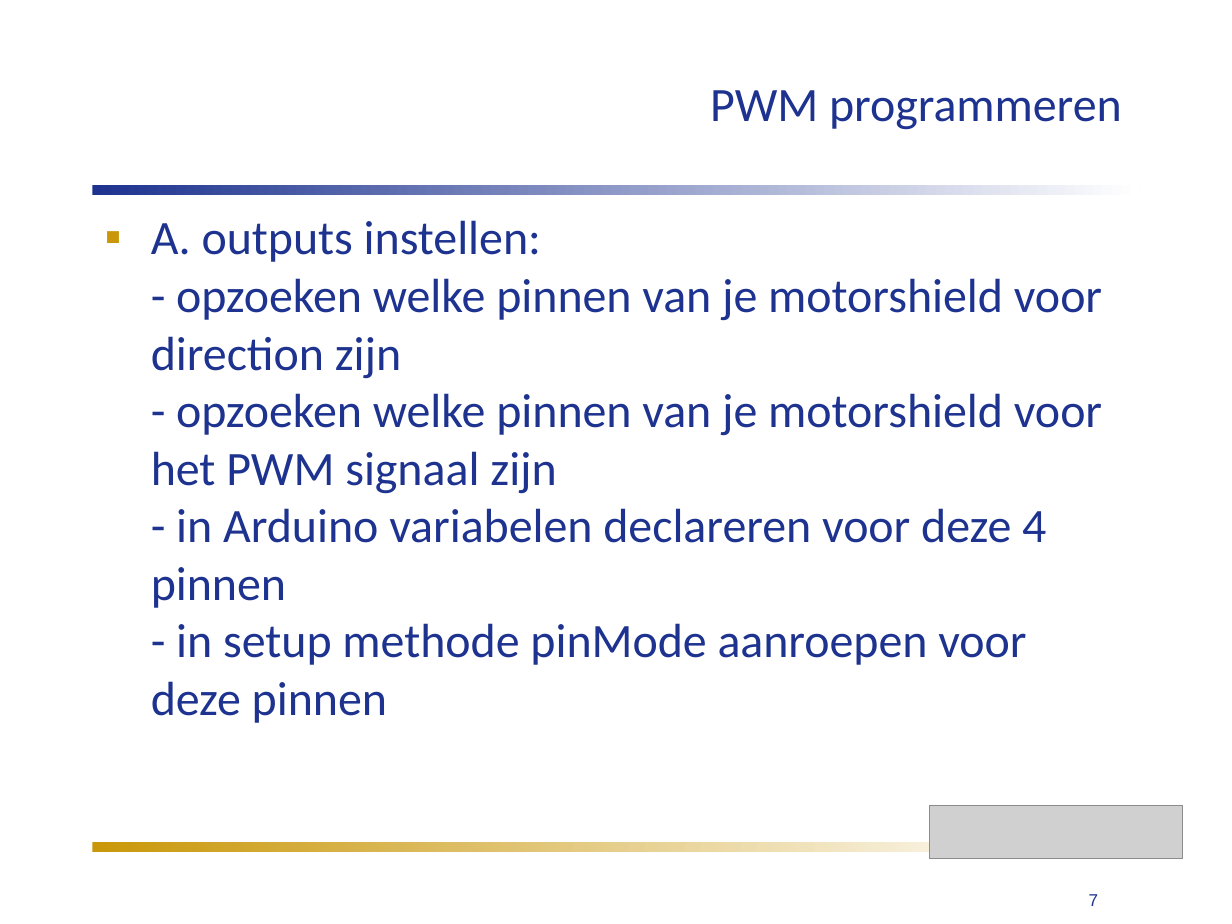
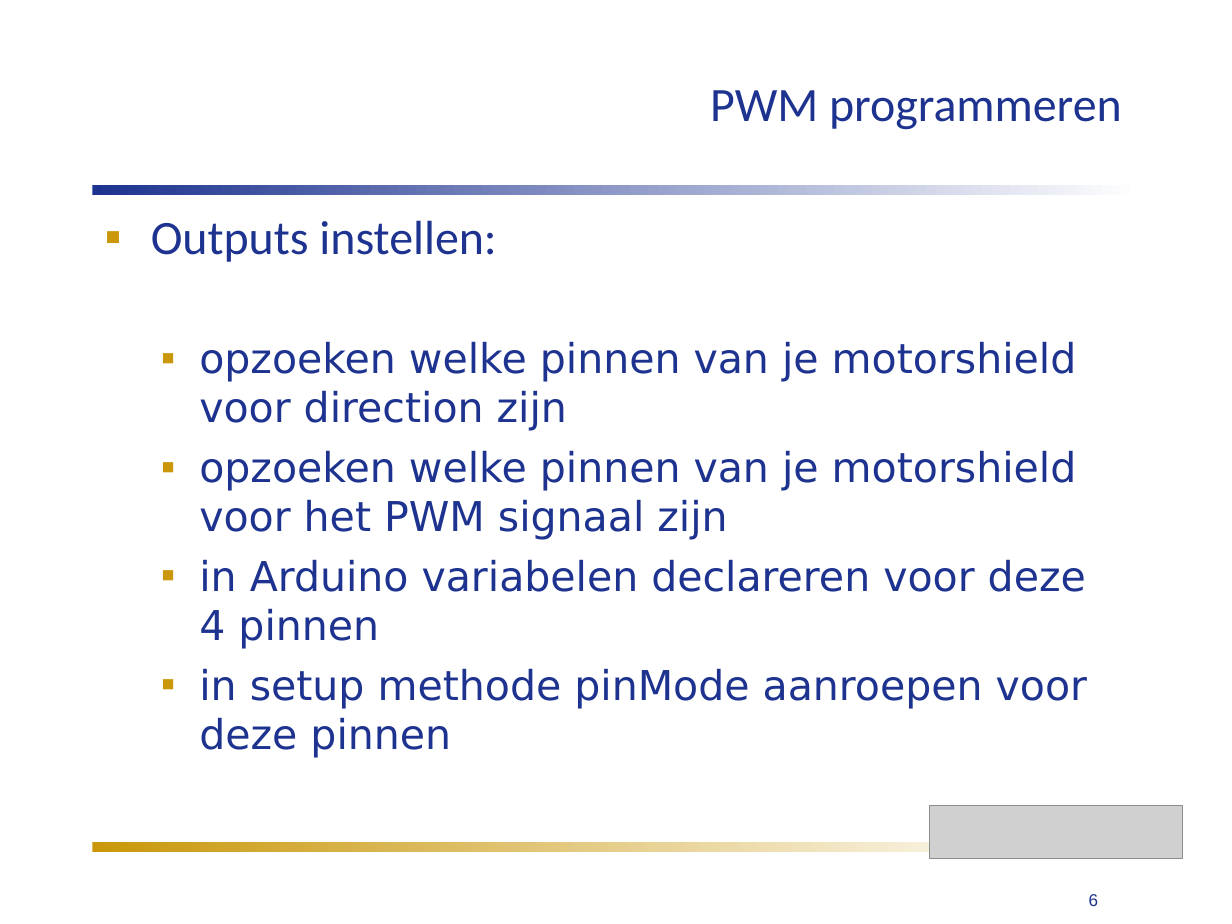
Before and after one commit to humiq/Greendevelopment, a slide deck: slide 6 of trunk/documents/Colleges/ISIROB College 4.ppt (slide 7 before the commit). Drawn at 1232x924 pixels with LibreOffice and Linux fonts; fonts in the diff are those of the drawing; grey boxes stand for pictures. Boxes give left, top, right and bottom in pixels: in the first picture for what was removed or moved away, otherwise in the second. Text is boxed around its words. In the diff, an @@ line names an element or a change of style, - is before the commit and + after.

```diff
--- a/trunk/documents/Colleges/ISIROB College 4.ppt
+++ b/trunk/documents/Colleges/ISIROB College 4.ppt
@@ text at [151,220,1087,758]: text changed; size 28 to 24 pt; font Calibri to DejaVu Sans @@
-▪ A. outputs instellen:
-  - opzoeken welke pinnen van je motorshield voor direction zijn
-  - opzoeken welke pinnen van je motorshield voor het PWM signaal zijn
-  - in Arduino variabelen declareren voor deze 4 pinnen
-  - in setup methode pinMode aanroepen voor deze pinnen
+▪ Outputs instellen:
+  ▪ opzoeken welke pinnen van je motorshield voor direction zijn
+  ▪ opzoeken welke pinnen van je motorshield voor het PWM signaal zijn
+  ▪ in Arduino variabelen declareren voor deze 4 pinnen
+  ▪ in setup methode pinMode aanroepen voor deze pinnen
@@ page number at [1089,894,1099,906]: text changed @@
-7
+6
```
Also in this commit, not shown: 9 other slides changed, 2 slides removed, 5 other files.
